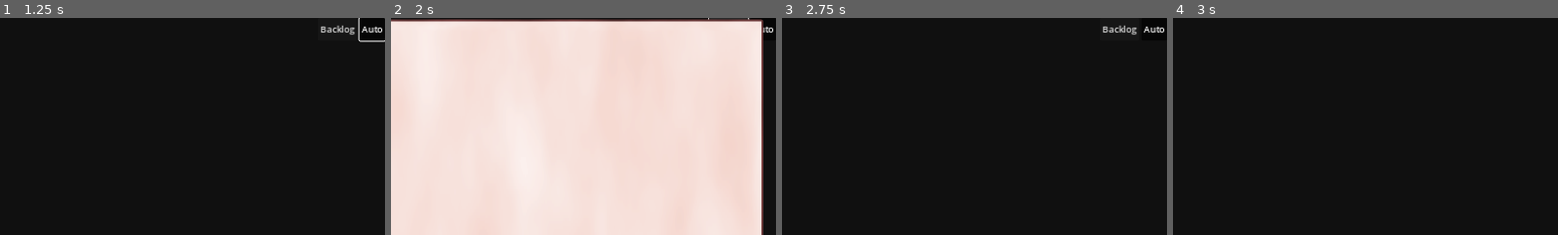
Above: before the commit, frames 1-4 (left to right).
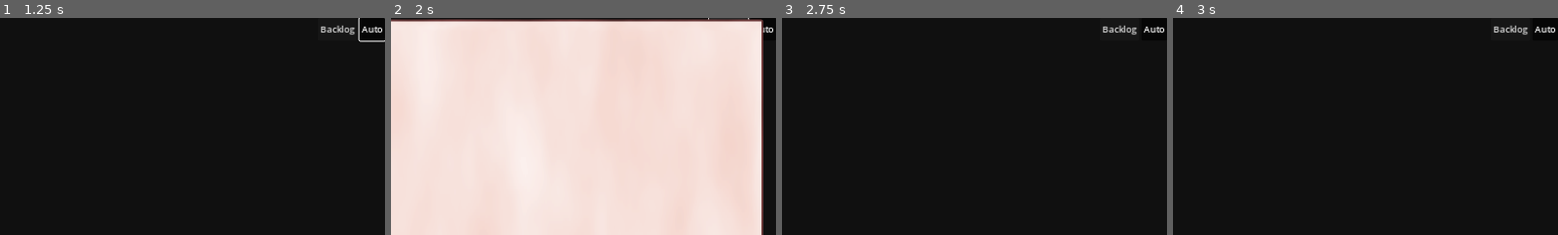
Above: after the commit, the same moments.

Repository: cyanindya/castelet
Game: Godot game, scene res://SampleProjects/SampleMain.tscn
Two runs of this game, one before a commit and one after it. Both use one fixed random seed, a clock stepped at 60 frames per second and the inputs below.
Inputs:
- Up to frame 1 (1.25 s): click "Auto" at 0.5 s
- Up to frame 2 (2 s): click "Backlog" at 1.25 s
- Up to frame 3 (2.75 s): click "Return" at 2 s
- Up to frame 4 (3 s): tap Enter at 2.75 s; hold Ctrl (hold_ffwd) from 2.78 s (still down); tap Space (confirm) at 2.85 s
The pictures show only the part of the screen within x 50-100%, y 0-50%; the shares and areas given below are measured in that part.

Frames 1-3 are identical in both runs. In frame 4, 0.3% of the frame differs, in the area x 83-100%, y 3-9%.
Error before the commit: Attempt to call function 'list_dir_begin' in base 'null instance' on a null instance. (res://CasteletAutoload/CasteletAssetsManager.gd:45)
Error after the commit: Invalid access to property or key 'test_scene_2' on a base object of type 'Dictionary'. (res://CasteletCore/TheaterNode.gd:29)

Commit message:
Make TheaterNode more easily accessible, moved resource loader to autoload.

Diff:
--- a/CasteletAutoload/CasteletAssetsManager.gd
+++ b/CasteletAutoload/CasteletAssetsManager.gd
@@ -16,84 +16,28 @@
 extends Node
 
 @export_dir var resource_dir : String
-#@onready var props := _load_prop_resources(resource_dir)
 var props := {}
 var audio_shorthand = {}
 
 func _ready():
-	_load_resources(resource_dir)
+	CasteletResourceLoader.load_all_resources_of_type(resource_dir, self, "_prop_loader_callback")
 
-# The function to be run automatically for loading all PropResource-driven
-# .tres data into PropNode instances. The output of this function is a Dictionary
-# containing prop ID/PropNode instance key/value pairs, which is stored in
-# the "props" property.
-#
-# This function will automatically searches for subfolders. However, it is advisable
-# to keep all .tres files within one folder.
-#
-func _load_resources(dir : String) -> void:
+func _prop_loader_callback(file_name : String):
 
-	# Open the supplied assets/resource folder.
-	var res_dir = DirAccess.open(dir)
+	# If the file is a proper Godot resource file (.tres), load the resource,
+	# then check if it is a PropResource-type data. If it is, generate
+	# an instance of PropNode that can be used in the Theater node later.
+	#
+	# TODO: check if the loaded resource can potentially cause memory leak
+	# if it is NOT of compatible type -- how do we handle it?
+	if file_name.ends_with(".tres"):
 
-	# Initialize an empty dictionary that will store all of the prop ID/prop
-	# node key/value pairs
-#	var prop_resources = {}
+		var res: Resource = load(file_name)
 
-	if dir:
-		# Begin iterating through the directory
-		res_dir.list_dir_begin()
-		var file_name = res_dir.get_next()
+		if res is PropResource:
+			var new_prop = PropNode.new(res)
+			props[res.prop_id] = new_prop
 
-		# Empty file name indicates the end of the directory has been reached.
-		# As such, this search function will be performed so long there are still
-		# files to iterate through.
-		while file_name != "":
-
-			# print_debug(file_name + " at " + res_dir.get_current_dir())
-
-			# If the current filename is a sub-directory, perform recursive call
-			# of this function by supplementing the subdirectory name,
-			# then merge the output dictionary from the recursive call with the
-			# main dictionary
-			if res_dir.current_is_dir():
-#				var temp = _load_resources(
-				_load_resources(res_dir.get_current_dir().path_join(file_name))
-#				prop_resources.merge(temp)
-
-
-			# If the file is a proper Godot resource file (.tres), load the resource,
-			# then check if it is a PropResource-type data. If it is, generate
-			# an instance of PropNode that can be used in the Theater node later.
-			#
-			# TODO: check if the loaded resource can potentially cause memory leak
-			# if it is NOT of compatible type -- how do we handle it?
-			if file_name.ends_with(".tres"):
-
-				var res: Resource = load(res_dir.get_current_dir() + "/" + file_name)
-
-				if res is PropResource:
-					pass
-
-
-
-				if res is PropResource:
-					var new_prop = PropNode.new(res)
-#					prop_resources[res.prop_id] = new_prop
-					props[res.prop_id] = new_prop
-
-				if res is AudioListResource:
-					for item in (res.audio_list as Dictionary):
-						audio_shorthand[item] = load(res.audio_list[item])
-
-			# Get the next file to be processed
-			file_name = res_dir.get_next()
-
-		# Finish checking through directory
-		res_dir.list_dir_end()
-
-	else:
-		printerr("Cannot open the specified assets folder. Please re-check the location.")
-#		return {}
-
-#	return prop_resources
+		if res is AudioListResource:
+			for item in (res.audio_list as Dictionary):
+				audio_shorthand[item] = load(res.audio_list[item])
--- a/CasteletAutoload/CasteletGameManager.gd
+++ b/CasteletAutoload/CasteletGameManager.gd
@@ -27,6 +27,9 @@
 
 extends Node
 
+var parser = preload("res://CasteletCore/parser/CasteletScriptParser.gd").new()
+var script_trees = {}
+
 var backlog = []
 
 var ffwd_active := false
@@ -52,7 +55,18 @@
 signal progress
 
 
+func _script_loader_callback(file_name : String):
+
+	if file_name.ends_with(".tsc"):
+
+		var tree = parser.execute_parser(file_name)
+		script_trees[file_name.get_file().trim_suffix(".tsc")] = tree
+
+
 func _ready():
+
+	# Go through the resource directory to check all script files
+	CasteletResourceLoader.load_all_resources_of_type("res://", self, "_script_loader_callback")
 
 	# Initialize some signal connections, whether from internal or other nodes
 	enter_standby.connect(_on_standby)
@@ -77,6 +91,7 @@
 
 
 func append_dialogue(dialogue_data: Dictionary):
+
 	backlog.append(dialogue_data)
 	backlog_update.emit(dialogue_data, false)
 
@@ -106,11 +121,11 @@
 
 func _on_toggle_automode():
 	if auto_active:
-		print_debug("auto mode enabled")
+		# print_debug("auto mode enabled")
 		if _standby:
 			_automode_timer.start()
 	else:
-		print_debug("auto mode disabled")
+		# print_debug("auto mode disabled")
 		_automode_timer.stop()
 
 
--- /dev/null
+++ b/CasteletAutoload/CasteletResourceLoader.gd
@@ -0,0 +1,38 @@
+extends Node
+
+# An all-purpose function to go through a specified directory and
+# its subdirectories to load a specified type of file.
+# Do note that this requires callback function.
+func load_all_resources_of_type(starting_dir : String, node : Node, callback_fun : String) -> void:
+
+	var resource_dir = DirAccess.open(starting_dir)
+
+	if resource_dir:
+
+		# Begin iterating through the directory
+		resource_dir.list_dir_begin()
+		var file_name = resource_dir.get_next()
+
+		while file_name != "":
+
+			var fn = resource_dir.get_current_dir().path_join(file_name)
+
+			# If the current filename is a sub-directory, perform recursive call
+			# of this function by supplementing the subdirectory name,
+			# then merge the output dictionary from the recursive call with the
+			# main dictionary
+			if resource_dir.current_is_dir():
+				load_all_resources_of_type(fn, node, callback_fun)
+
+			# Call the callback function to load the specific resources here
+			var fun = Callable(node, callback_fun)
+			fun.call(fn)
+
+			# Get the next file to be processed
+			file_name = resource_dir.get_next()
+
+		# Finish checking through directory
+		resource_dir.list_dir_end()
+
+	else:
+		printerr("Cannot open the specified assets folder. Please re-check the location.")
--- a/CasteletCore/TheaterNode.gd
+++ b/CasteletCore/TheaterNode.gd
@@ -24,8 +24,9 @@
 signal end_of_script
 
 
-func load_ast(scene_tree : CasteletSyntaxTree):
-	self._tree = scene_tree
+func load_script(script_id : String):
+	print_debug(CasteletGameManager.script_trees)
+	self._tree = CasteletGameManager.script_trees[script_id]
 
 
 func _ready():
--- a/SampleProjects/SampleMain.gd
+++ b/SampleProjects/SampleMain.gd
@@ -1,13 +1,10 @@
 extends Node
 
-const CasteletScriptParser = preload("res://CasteletCore/parser/CasteletScriptParser.gd")
 const TheaterNode = preload("res://CasteletCore/TheaterNode.tscn")
 
 func _ready():
-	var parser = CasteletScriptParser.new()
-	var ast =  parser.execute_parser("res://TestAssets/script/test_scene_2.tsc")
 	var script = TheaterNode.instantiate()
-	script.load_ast(ast)
+	script.load_script("test_scene_2")
 
 	add_child(script)
 	script.play_scene()
--- a/project.godot
+++ b/project.godot
@@ -23,6 +23,7 @@
 CasteletAudioManager="*res://CasteletAutoload/CasteletAudioManager.tscn"
 CasteletViewportManager="*res://CasteletAutoload/CasteletViewportManager.tscn"
 CasteletInputManager="res://CasteletAutoload/CasteletInputManager.tscn"
+CasteletResourceLoader="*res://CasteletAutoload/CasteletResourceLoader.gd"
 
 [display]
 
